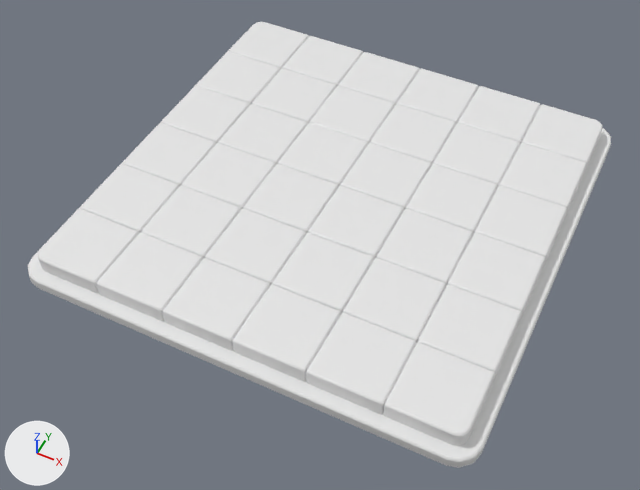
The FBX model Assets/000.Eeeeden/00-Fbxs/01-Map/Map-Tile.fbx as it was, and as the next commit left it.
One viewpoint serves both versions: a camera (50 mm lens) standing at (3.76, -8.13, 8.76) and looking at (0.0, -0.6, -0.66). Lighting does not change. The marker at lower left points along +X, +Y and +Z. Where no turn or scale is listed for an object, it has been applied to the vertices. Vertices at the same position are counted once.

The first picture shows 'Map-Tile'.
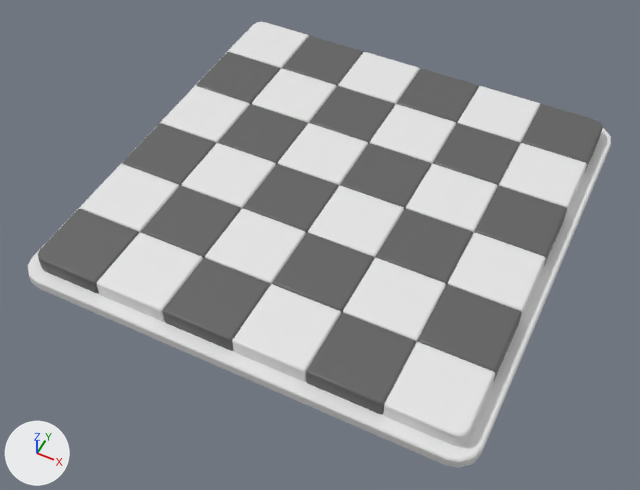
The newer file is also turned or shifted as a whole; pictures and numbers use the older file's frame.

Changed parts and their boxes [x1, y1, x2, y2] in the pictures (640 x 490 px):
part 1 of me_map_tile, recoloured (white to grey)
    both: [38, 36, 602, 414]

The change, as a list of edits to the scene's bpy script:
```text
Add mat_map_tile03:
    mat_map_tile03 = principled_material('Map-Tile03')
    mat_map_tile03.base_color = (0.8, 0.8, 0.8)  # white #e7e7e7
Add mat_map_tile02:
    mat_map_tile02 = principled_material('Map-Tile02')
    mat_map_tile02.base_color = (0.8, 0.8, 0.8)  # white #e7e7e7
Add mat_map_tile01:
    mat_map_tile01 = principled_material('Map-Tile01')
    mat_map_tile01.base_color = (0.121, 0.121, 0.121)  # dark grey #626262
Change me_map_tile:
    where me_map_tile.from_pydata(...)  # 1446 vertices, 1261 faces; spans x -3.18..3.18, y -3.18..3.18, z -0.37..0.02
    used by ob_map_tile; location = (0.0, 0.0, 0.0)
    me_map_tile part 1: 596 of the faces centred in x -3.0..3.0, y -3.0..3.0, z -0.19..0.02 switch from no material to mat_map_tile01 (dark grey #626262)
    add me_map_tile.materials.append(mat_map_tile02)  # white #e7e7e7
    add me_map_tile.materials.append(mat_map_tile03)  # white #e7e7e7
```
